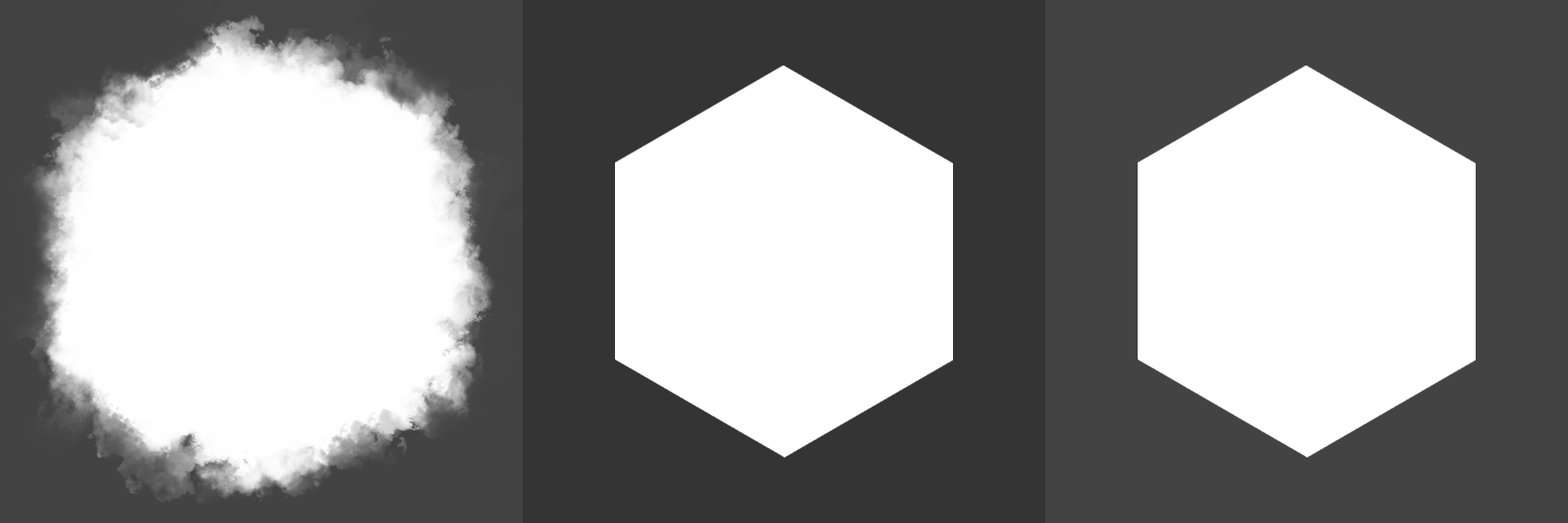
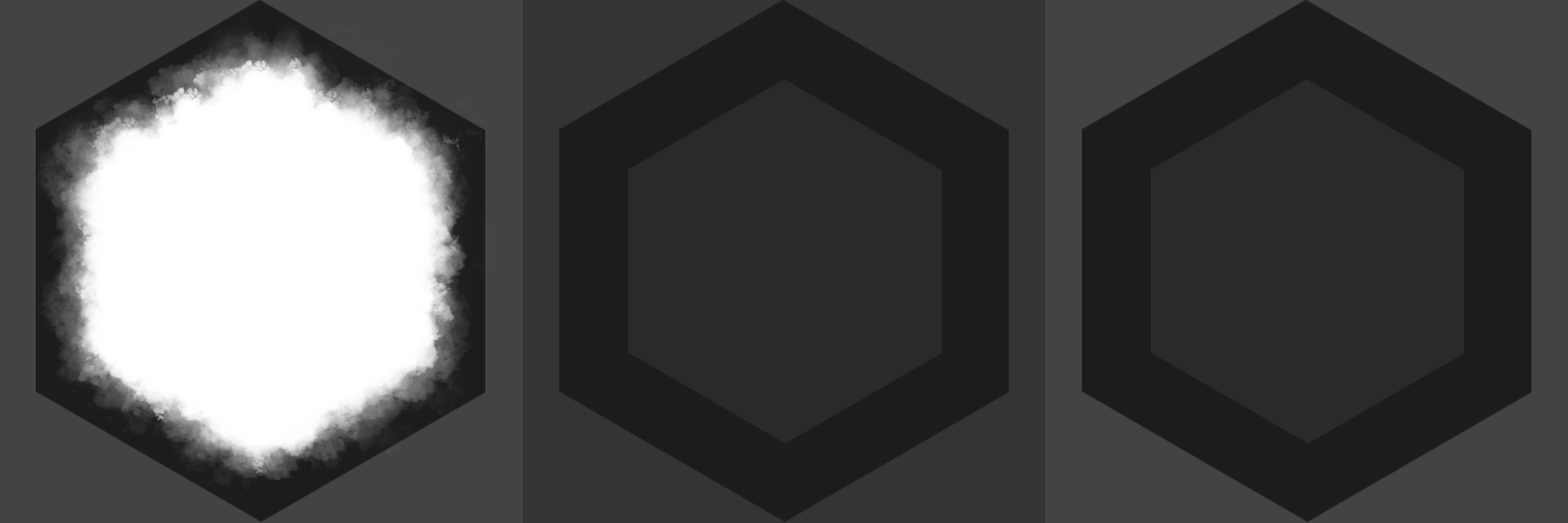
Before/after of a 1568x523 layered artwork. What changed in the layer stack:
added group "splotches" with 3 layers above "make background darker" over [30, 11, 494, 493]
added layer "Layer 2" in group "splotches" over [30, 11, 491, 488]
added layer "Layer 1" in group "splotches" over [46, 27, 494, 493]
added layer "fill" in group "splotches" over [104, 79, 419, 444]
removed layer "hex 3" from group "slots" over [1137, 65, 1476, 458]
removed layer "hex 2" from group "slots" over [615, 65, 953, 458]
added group "3" with 2 layers in group "slots" over [1081, 0, 1532, 522]
added layer "hex 1" (1st of 3, in "slots" › "3") in group "3" over [1150, 79, 1465, 444]
added layer "hex 1 copy" (1st of 3, in "slots" › "3") in group "3" over [1081, 0, 1532, 522]
added group "2" with 2 layers in group "slots" over [559, 0, 1009, 522]
added layer "hex 1" (2nd of 3, in "slots" › "2") in group "2" over [628, 79, 942, 444]
added layer "hex 1 copy" (2nd of 3, in "slots" › "2") in group "2" over [559, 0, 1009, 522]
added group "1" with 2 layers in group "slots" over [35, 0, 486, 522]
moved "hex 1" (3rd of 3, in "slots" › "1") into group "1", painted on it over [92, 65, 431, 458]
added layer "hex 1 copy" (3rd of 3, in "slots" › "1") in group "1" over [35, 0, 486, 522]
renamed "splotches-fuzz" to "Layer 3", moved it below "slots", painted on it, unmasked it over [11, 0, 1532, 522]
removed layer "splotches-base" over [92, 65, 1476, 458]
